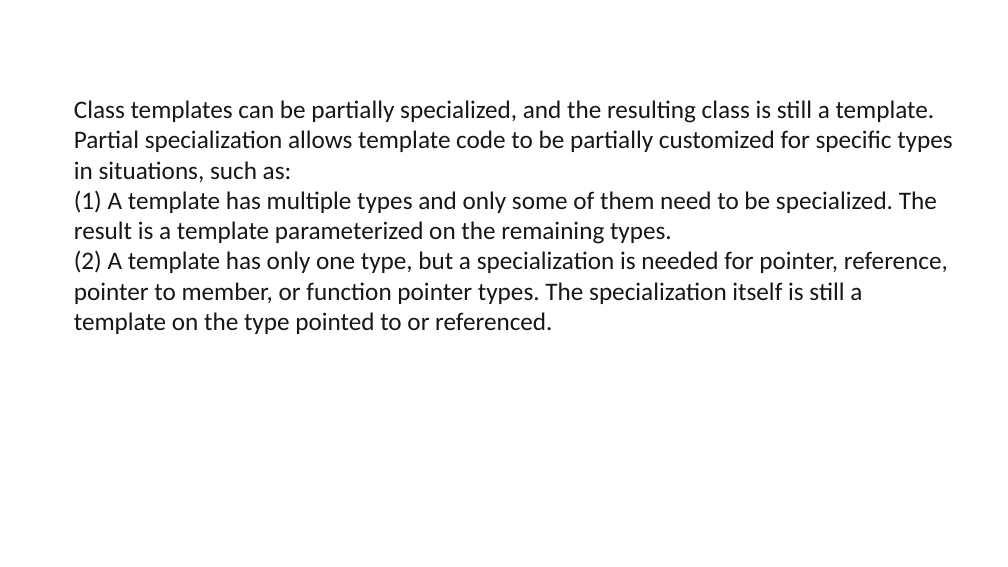
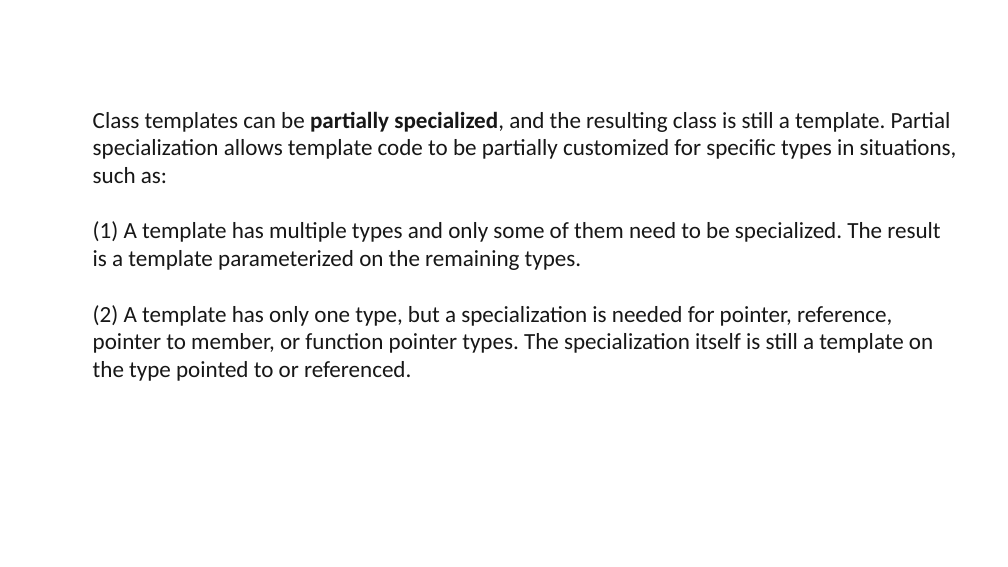
Before and after one commit to ShiqiYu/CPP, a slide deck: slide 15 of week13/Lab13.pptx (slide 17 before the commit). Drawn at 1008x567 pixels with LibreOffice and Linux fonts; fonts in the diff are those of the drawing; background and template pictures are left out. Boxes give left, top, right and bottom in pixels: in the first picture for what was removed or moved away, otherwise in the second. Text is boxed around its words. In the diff, an @@ line names an element or a change of style, - is before the commit and + after.

```diff
--- a/week13/Lab13.pptx
+++ b/week13/Lab13.pptx
@@ text "Class templates can be partially ...": place and size @@
-text "Class templates can be partially ..." at bbox=[74, 100, 952, 334]
+text "Class templates can be partially ..." at bbox=[93, 111, 957, 381]
@@ text "Class templates can be partially ..." at bbox=[93, 111, 957, 381]: size 24 to 22 pt; bold on in "partially specialized," @@
```
Also in this commit, not shown: 4 other slides changed, 1 slide added, 3 slides removed, 1 other file.
